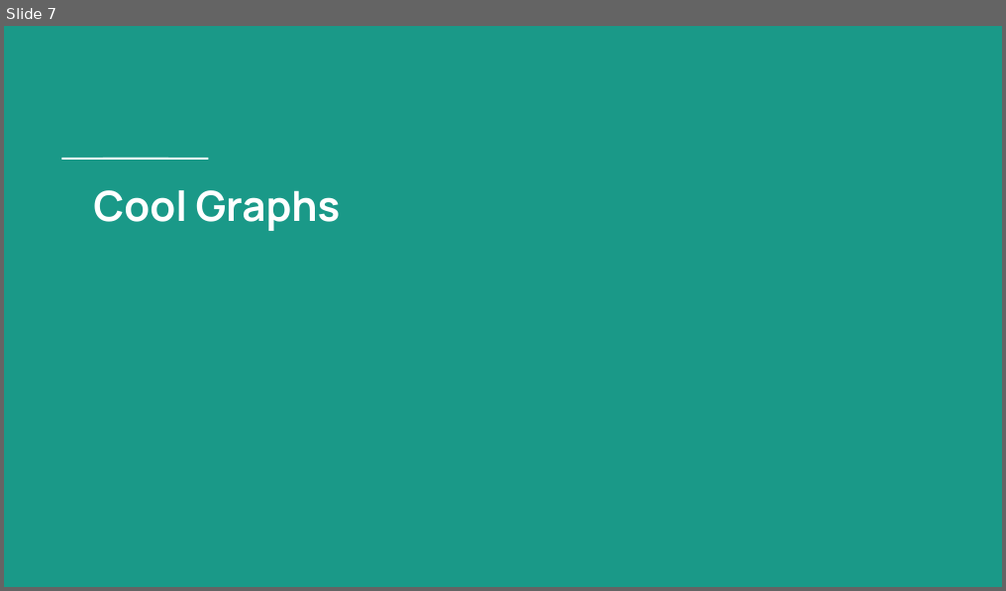
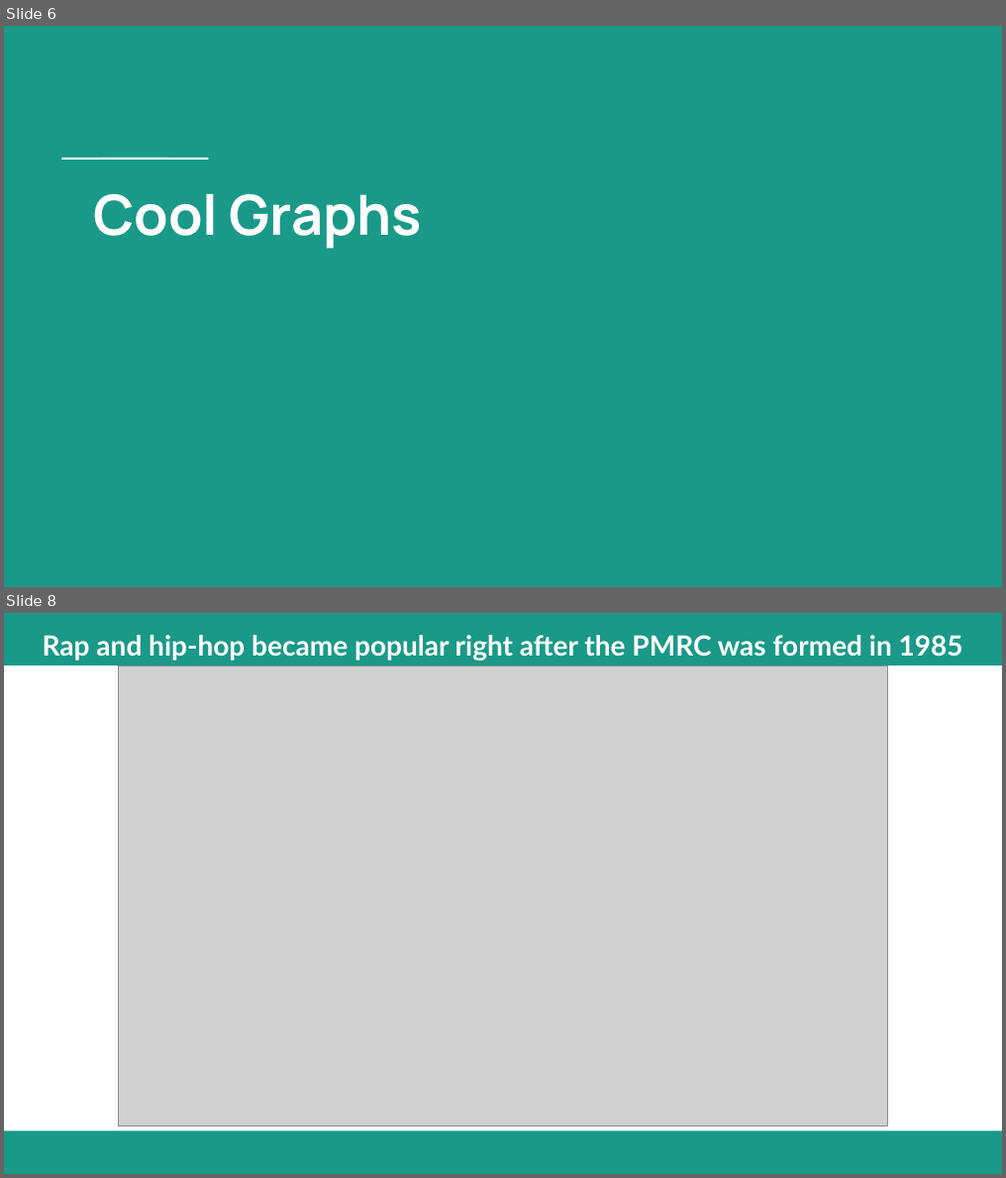
Before and after one commit to ssmcnatt/experimental-design-cap01, a slide deck: presentation-of-findings.pptx. Shown one above the other, each under a label of ours: slide 7 before the commit, slides 6 and 8 after it; the slides between them are not shown. The pictures are 1006x591 and 1006x1178 pixels, drawn with LibreOffice and Linux fonts; fonts in the diff are those of the drawing; grey boxes stand for pictures. Boxes give left, top, right and bottom in pixels: in the first picture for what was removed or moved away, otherwise in the second. Text is boxed around its words. In the diff, an @@ line names an element or a change of style, - is before the commit and + after.

```diff
--- a/presentation-of-findings.pptx
+++ b/presentation-of-findings.pptx
@@ slide 8 added at box(4, 613, 1002, 1174), background #FFFFFF @@
@@ rectangle added at box(4, 613, 1002, 665), fill #1A9988, 20 pt, text #FFFFFF, bold @@
+Rap and hip-hop became popular right after the PMRC was formed in 1985
@@ picture added at box(118, 665, 888, 1127) @@
@@ rectangle added at box(4, 1131, 1002, 1173), fill #1A9988 @@
@@ what was slide 7 is now slide 6 @@
@@ slide 6 changed as well @@
@@ title "Cool Graphs" at box(93, 194, 422, 249): size 30 to 40 pt @@
```
Also in this commit, not shown: 5 other slides changed, 4 other slides added, 12 slides removed.
